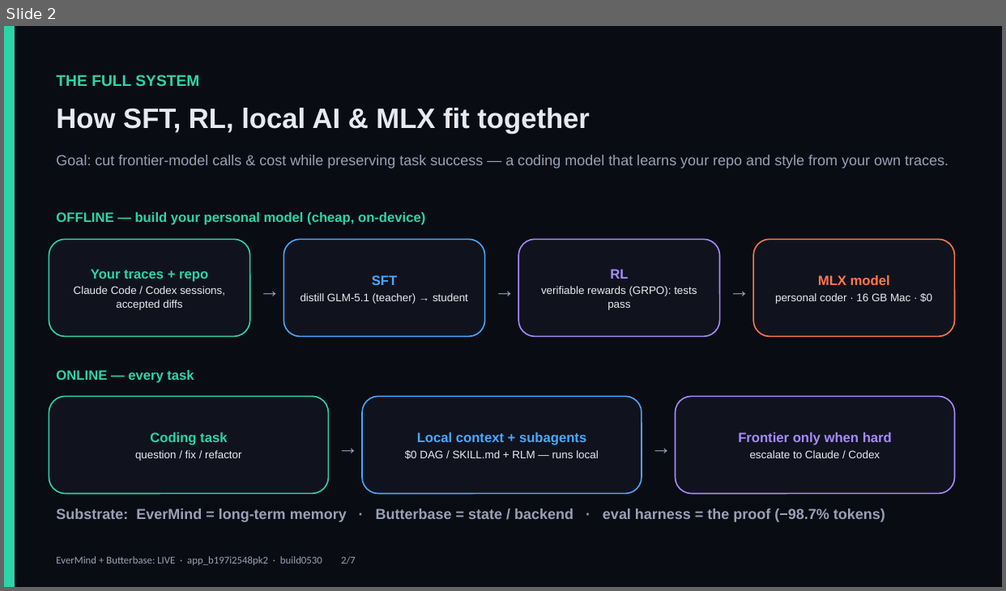
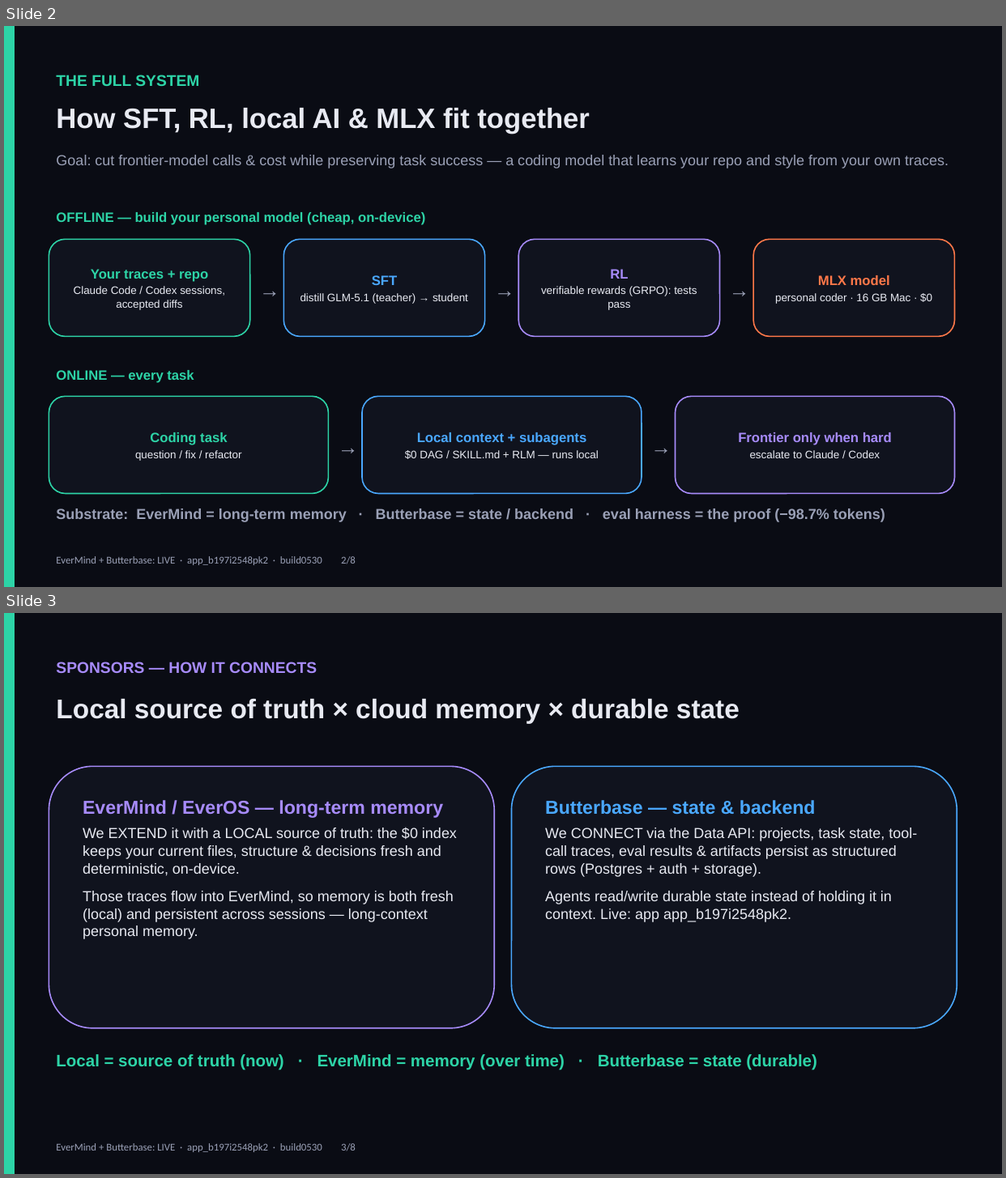
Before and after one commit to OCWC22/context-autopilot, a slide deck: demo/autopilot-slides.pptx. Shown one above the other, each under a label of ours: slide 2 before the commit, slides 2 and 3 after it. The pictures are 1006x591 and 1006x1178 pixels, drawn with LibreOffice and Linux fonts; fonts in the diff are those of the drawing. Boxes give left, top, right and bottom in pixels: in the first picture for what was removed or moved away, otherwise in the second. Text is boxed around its words. In the diff, an @@ line names an element or a change of style, - is before the commit and + after.

```diff
--- a/demo/autopilot-slides.pptx
+++ b/demo/autopilot-slides.pptx
@@ slide 3 added at (4,613,1002,1174), background #FFFFFF @@
@@ rectangle added at (4,613,1002,1174), fill #0A0C14 @@
@@ rectangle added at (4,613,15,1174), fill #2DD4A7 @@
@@ text added at (56,662,317,673), 15 pt, text #A78BFA, bold @@
+SPONSORS — HOW IT CONNECTS
@@ text added at (56,699,739,723), 26 pt, text #E8EAF2, bold @@
+Local source of truth × cloud memory × durable state
@@ rounded rectangle added at (49,766,494,1029), fill #10131E, outline #A78BFA 1.25 pt, 14 pt, text #E8EAF2 @@
+EverMind / EverOS — long-term memory
+We EXTEND it with a LOCAL source of truth: the $0 index keeps your current files, structure & decisions fresh and deterministic, on-device.
+Those traces flow into EverMind, so memory is both fresh (local) and persistent across sessions — long-context personal memory.
@@ rounded rectangle added at (512,766,957,1029), fill #10131E, outline #4AA8FF 1.25 pt, 14 pt, text #E8EAF2 @@
+Butterbase — state & backend
+We CONNECT via the Data API: projects, task state, tool-call traces, eval results & artifacts persist as structured rows (Postgres + auth + storage).
+Agents read/write durable state instead of holding it in context. Live: app app_b197i2548pk2.
@@ text added at (56,1054,817,1071), 16 pt, text #2DD4A7, bold @@
+Local = source of truth (now) · EverMind = memory (over time) · Butterbase = state (durable)
@@ text added at (56,1144,356,1152), 10 pt, text #9AA0B6 @@
+EverMind + Butterbase: LIVE · app_b197i2548pk2 · build0530 3/8
@@ slide 2 changed as well @@
@@ text at (56,557,356,565): text changed @@
-EverMind + Butterbase: LIVE · app_b197i2548pk2 · build0530 2/7
+EverMind + Butterbase: LIVE · app_b197i2548pk2 · build0530 2/8
```
Also in this commit, not shown: 6 other slides changed, 13 other files.
